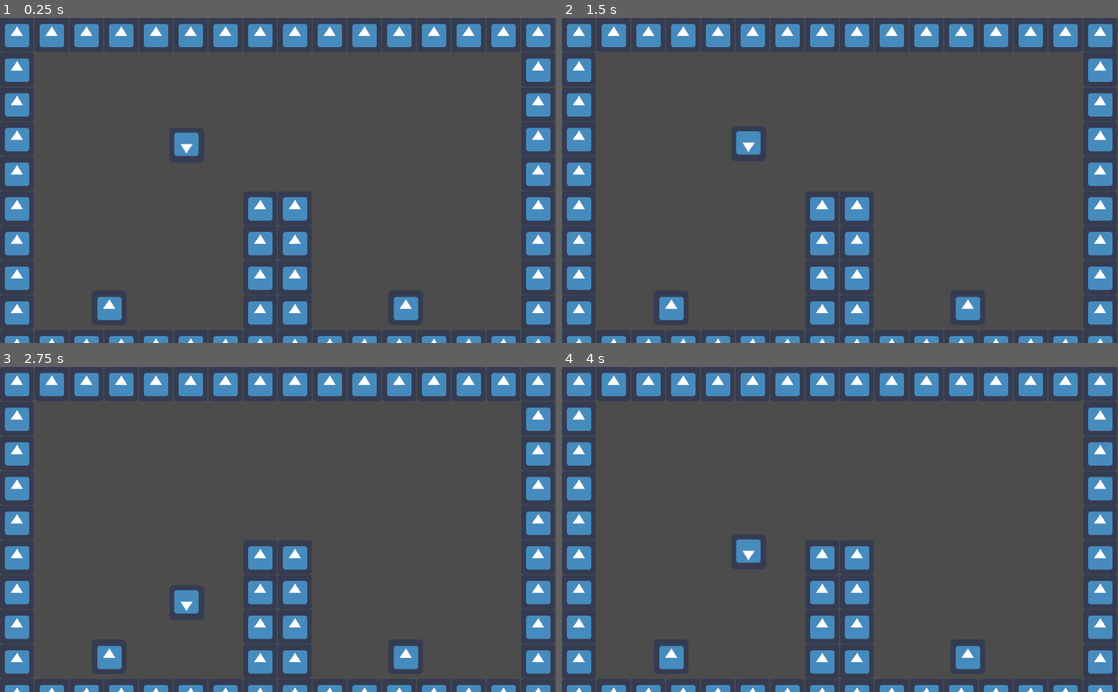
Above: before the commit, frames 1-4 (two rows, left to right).
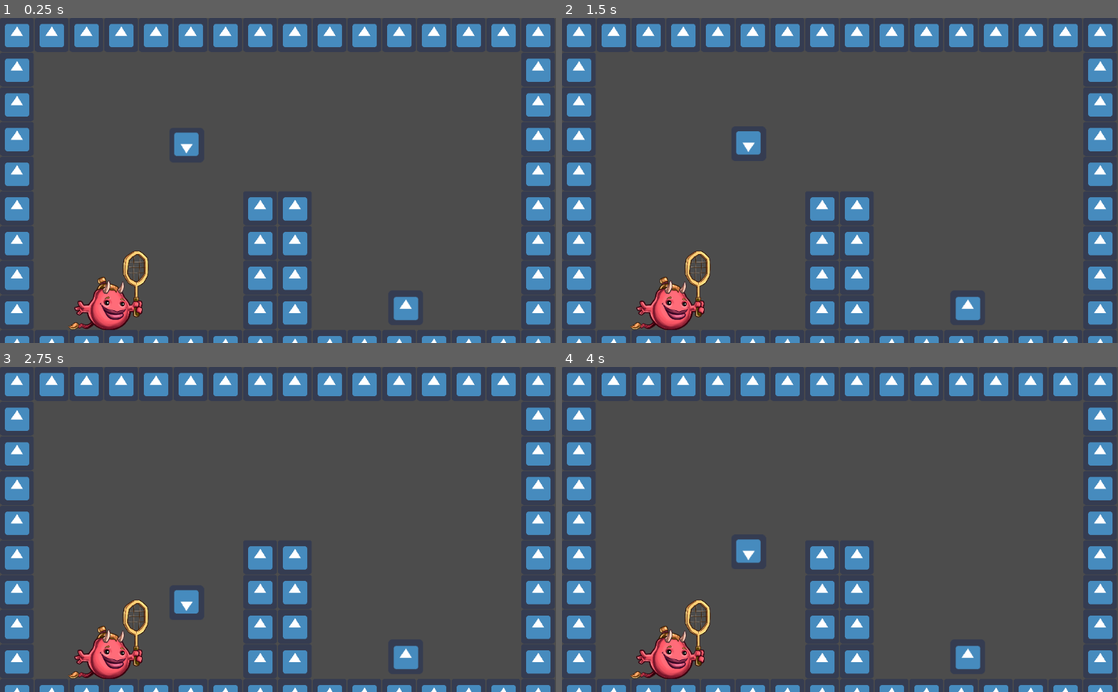
Above: after the commit, the same moments.

Repository: Snufkindee/bug-tennis
Game: Godot game, scene res://Scenes/root.tscn
Two runs of this game, one before a commit and one after it. Both use one fixed random seed, a clock stepped at 60 frames per second and the inputs below. The engine's default icon, where the game draws it, is replaced by a stand-in: a white triangle on a blue panel in a dark square.
Inputs:
- Up to frame 1 (0.25 s): no input
- Up to frame 2 (1.5 s): no input
- Up to frame 3 (2.75 s): no input
- Up to frame 4 (4 s): no input

The runs differ from the first frame. In frame 1, 1.4% of the frame differs, in the area x 12-27%, y 71-96%; in frame 2, 1.4%; in frame 3, 1.4%; in frame 4, 1.4%.

Commit message:
Sprites added

Diff:
--- a/Scenes/root.tscn
+++ b/Scenes/root.tscn
@@ -1,8 +1,25 @@
-[gd_scene load_steps=9 format=2]
+[gd_scene load_steps=26 format=2]
 
 [ext_resource path="res://icon.png" type="Texture" id=1]
 [ext_resource path="res://Scripts/Actor.gd" type="Script" id=2]
 [ext_resource path="res://Scripts/Ball.gd" type="Script" id=3]
+[ext_resource path="res://Sprites/Demon/Hair_bun.png" type="Texture" id=4]
+[ext_resource path="res://Sprites/Demon/Tail1.png" type="Texture" id=5]
+[ext_resource path="res://Sprites/Demon/Eyebrow.png" type="Texture" id=6]
+[ext_resource path="res://Sprites/Demon/Backhand.png" type="Texture" id=7]
+[ext_resource path="res://Sprites/Demon/Hair.png" type="Texture" id=8]
+[ext_resource path="res://Sprites/Demon/Eye.png" type="Texture" id=9]
+[ext_resource path="res://Sprites/Demon/Fronthand_open.png" type="Texture" id=10]
+[ext_resource path="res://Sprites/Demon/Horn.png" type="Texture" id=11]
+[ext_resource path="res://Sprites/Demon/Mouth_grimace.png" type="Texture" id=12]
+[ext_resource path="res://Sprites/Demon/Tail2.png" type="Texture" id=13]
+[ext_resource path="res://Sprites/Demon/Fronthand_grip.png" type="Texture" id=14]
+[ext_resource path="res://Sprites/Demon/Mouth_default.png" type="Texture" id=15]
+[ext_resource path="res://Sprites/Demon/Mouth_small_grin.png" type="Texture" id=16]
+[ext_resource path="res://Sprites/Demon/Frontarm.png" type="Texture" id=17]
+[ext_resource path="res://Sprites/Demon/Racket.png" type="Texture" id=18]
+[ext_resource path="res://Sprites/Demon/Tail3.png" type="Texture" id=19]
+[ext_resource path="res://Sprites/Demon/Body.png" type="Texture" id=20]
 
 [sub_resource type="RectangleShape2D" id=1]
 
@@ -46,10 +63,6 @@
 script = ExtResource( 2 )
 jump_key = "jump"
 
-[node name="Sprite" type="Sprite" parent="Player"]
-position = Vector2( 0.594604, -0.594604 )
-texture = ExtResource( 1 )
-
 [node name="Hitbox" type="CollisionShape2D" parent="Player"]
 scale = Vector2( 4.093, 4.058 )
 shape = SubResource( 1 )
@@ -62,6 +75,114 @@
 [node name="CollisionShape2D" type="CollisionShape2D" parent="Player/Range"]
 modulate = Color( 0.407843, 1, 0, 1 )
 shape = SubResource( 2 )
+
+[node name="Sprite" type="Node2D" parent="Player"]
+
+[node name="SpriteRoot" type="Node2D" parent="Player/Sprite"]
+scale = Vector2( 0.3, 0.3 )
+
+[node name="Body" type="Sprite" parent="Player/Sprite/SpriteRoot"]
+texture = ExtResource( 20 )
+
+[node name="Hair" type="Sprite" parent="Player/Sprite/SpriteRoot"]
+position = Vector2( -7.83875, -123.43 )
+texture = ExtResource( 8 )
+
+[node name="Hair_bun" type="Sprite" parent="Player/Sprite/SpriteRoot"]
+position = Vector2( -42.3787, -162.628 )
+z_index = -1
+texture = ExtResource( 4 )
+
+[node name="Horn" type="Sprite" parent="Player/Sprite/SpriteRoot"]
+position = Vector2( -13.7729, -128.725 )
+z_index = 2
+texture = ExtResource( 11 )
+
+[node name="Horn2" type="Sprite" parent="Player/Sprite/SpriteRoot"]
+position = Vector2( 75.4258, -126.746 )
+scale = Vector2( 0.82002, 0.9 )
+z_index = 1
+texture = ExtResource( 11 )
+
+[node name="Mouth_default" type="Sprite" parent="Player/Sprite/SpriteRoot"]
+position = Vector2( 25.5, 20.5 )
+texture = ExtResource( 15 )
+
+[node name="Mouth_grimace" type="Sprite" parent="Player/Sprite/SpriteRoot"]
+visible = false
+position = Vector2( 25.2554, 7.85724 )
+texture = ExtResource( 12 )
+
+[node name="Mouth_small_grin" type="Sprite" parent="Player/Sprite/SpriteRoot"]
+visible = false
+position = Vector2( 30.3065, 19.643 )
+texture = ExtResource( 16 )
+
+[node name="Tail1" type="Sprite" parent="Player/Sprite/SpriteRoot"]
+position = Vector2( -62.4039, 60.0509 )
+z_index = -2
+texture = ExtResource( 5 )
+offset = Vector2( -61.5834, 37.2374 )
+
+[node name="Tail2" type="Sprite" parent="Player/Sprite/SpriteRoot/Tail1"]
+position = Vector2( -151.432, 36.444 )
+z_index = -3
+texture = ExtResource( 13 )
+offset = Vector2( 37.8059, 12.4399 )
+
+[node name="Tail3" type="Sprite" parent="Player/Sprite/SpriteRoot/Tail1/Tail2"]
+position = Vector2( 90.7856, -16.0608 )
+z_index = 3
+texture = ExtResource( 19 )
+offset = Vector2( -93.593, 30.3067 )
+
+[node name="Backhand" type="Sprite" parent="Player/Sprite/SpriteRoot"]
+position = Vector2( -20, 20 )
+texture = ExtResource( 7 )
+offset = Vector2( -140, -20 )
+
+[node name="Eye" type="Sprite" parent="Player/Sprite/SpriteRoot"]
+position = Vector2( -9.5, -35.5 )
+texture = ExtResource( 9 )
+
+[node name="Eyebrow" type="Sprite" parent="Player/Sprite/SpriteRoot"]
+position = Vector2( -11.5, -63 )
+texture = ExtResource( 6 )
+
+[node name="Eye2" type="Sprite" parent="Player/Sprite/SpriteRoot"]
+position = Vector2( 85.25, -27.6337 )
+scale = Vector2( 0.830883, 0.881991 )
+texture = ExtResource( 9 )
+
+[node name="Eyebrow2" type="Sprite" parent="Player/Sprite/SpriteRoot"]
+position = Vector2( 85.5, -52.5 )
+rotation = 3.14159
+scale = Vector2( 0.870968, -1 )
+texture = ExtResource( 6 )
+
+[node name="Frontarm" type="Sprite" parent="Player/Sprite/SpriteRoot"]
+position = Vector2( 15, 15 )
+texture = ExtResource( 17 )
+offset = Vector2( 130, -15 )
+
+[node name="Fronthand_open" type="Sprite" parent="Player/Sprite/SpriteRoot/Frontarm"]
+visible = false
+position = Vector2( 129, -22.5 )
+z_index = 1
+texture = ExtResource( 10 )
+offset = Vector2( 35, 4.6 )
+
+[node name="Fronthand_grip" type="Sprite" parent="Player/Sprite/SpriteRoot/Frontarm"]
+position = Vector2( 129.434, -22.1218 )
+z_index = 1
+texture = ExtResource( 14 )
+offset = Vector2( 29.1954, 4.21857 )
+
+[node name="Racket" type="Sprite" parent="Player/Sprite/SpriteRoot/Frontarm/Fronthand_grip"]
+position = Vector2( 22.8345, 7.94073 )
+z_index = -1
+texture = ExtResource( 18 )
+offset = Vector2( -2.79626, -148.29 )
 
 [node name="Player2" type="KinematicBody2D" parent="."]
 position = Vector2( 746.608, 476.255 )
Binary file added: Sprites/Demon/Backhand.png
Not shown, added: Sprites/Demon/Backhand.png.import
Binary file added: Sprites/Demon/Body.png
Not shown, added: Sprites/Demon/Body.png.import
Binary file added: Sprites/Demon/Eye.png
Not shown, added: Sprites/Demon/Eye.png.import
Binary file added: Sprites/Demon/Eyebrow.png
Not shown, added: Sprites/Demon/Eyebrow.png.import
Binary file added: Sprites/Demon/Frontarm.png
Not shown, added: Sprites/Demon/Frontarm.png.import
Binary file added: Sprites/Demon/Fronthand_grip.png
Not shown, added: Sprites/Demon/Fronthand_grip.png.import
(and 22 more such lines)
